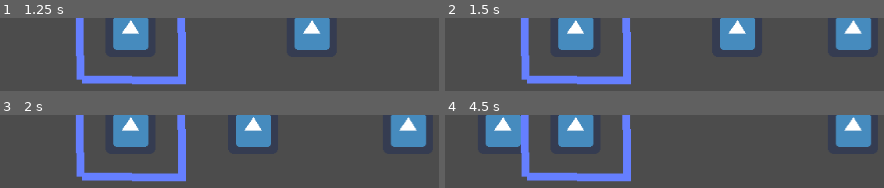
Above: before the commit, frames 1-4 (two rows, left to right).
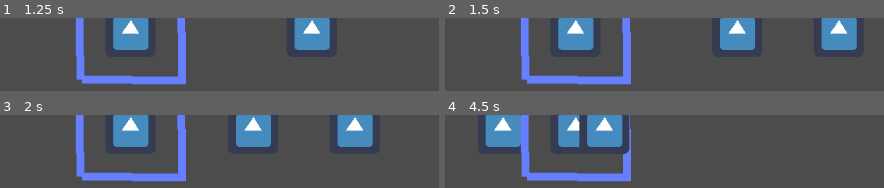
Above: after the commit, the same moments.

Repository: dannroda/PurpuraMunicipal
Game: Godot game, scene res://Control.tscn
The game is run twice, just before and just after one commit, with the same random seed, the same clock (stepped at 60 frames per second) and the same inputs. After the commit the project has no main scene; this scene is started directly in both runs. The engine's default icon, where the game draws it, is replaced by a stand-in: a white triangle on a blue panel in a dark square.
Inputs:
- Up to frame 1 (1.25 s): hold Right (ui_right) from 0.53 s (still down)
- Up to frame 2 (1.5 s): release Right (ui_right) at 1.28 s; hold Down (ui_down) from 1.28 s (still down)
- Up to frame 3 (2 s): keep holding Down (ui_down)
- Up to frame 4 (4.5 s): release Down (ui_down) at 2.03 s; hold Right (ui_right) 2.03-2.78 s; hold Up (ui_up) 2.78-3.53 s; hold Left (ui_left) from 3.53 s (still down)

Frame 1 is identical in both runs. In frame 2, 3.7% of the frame differs, in the area x 85-98%, y 0-44%; in frame 3, 7.2%; in frame 4, 8.3%, in the area x 30-98%, y 0-54%.

Commit message:
mezcla con branch interfaz

Diff:
--- a/Boton.gd
+++ b/Boton.gd
@@ -6,16 +6,14 @@
 var falla = false
 func _ready():
 		$Nota.position.x = 500
-var cantidad = 0
 var teclas_cancion = load("res://Notas.tscn").instance()
 func _process(delta):
 	if Input.is_action_just_pressed("ui_down"):
-		if cantidad < 5:
-			teclas_cancion.position = Vector2(500,0)
-			add_child(teclas_cancion)
-			++cantidad
-		if teclas_cancion:
-			teclas_cancion.position.x -= 100 * delta
+		teclas_cancion.position = Vector2(500,0)
+		add_child(teclas_cancion)
+
+	if teclas_cancion:
+		teclas_cancion.position.x -= 100 * delta
 	if $Nota.position.x > 0:
 		$Nota.position.x -= 100 * delta
 	if Input.is_action_just_pressed("ui_up"):
--- a/project.godot
+++ b/project.godot
@@ -10,8 +10,8 @@
 
 [application]
 
-config/name="musicgame"
-run/main_scene="res://Control.tscn"
+config/name="Purpura Municipal"
+run/main_scene="res://Menu.tscn"
 config/icon="res://icon.png"
 
 [debug]
